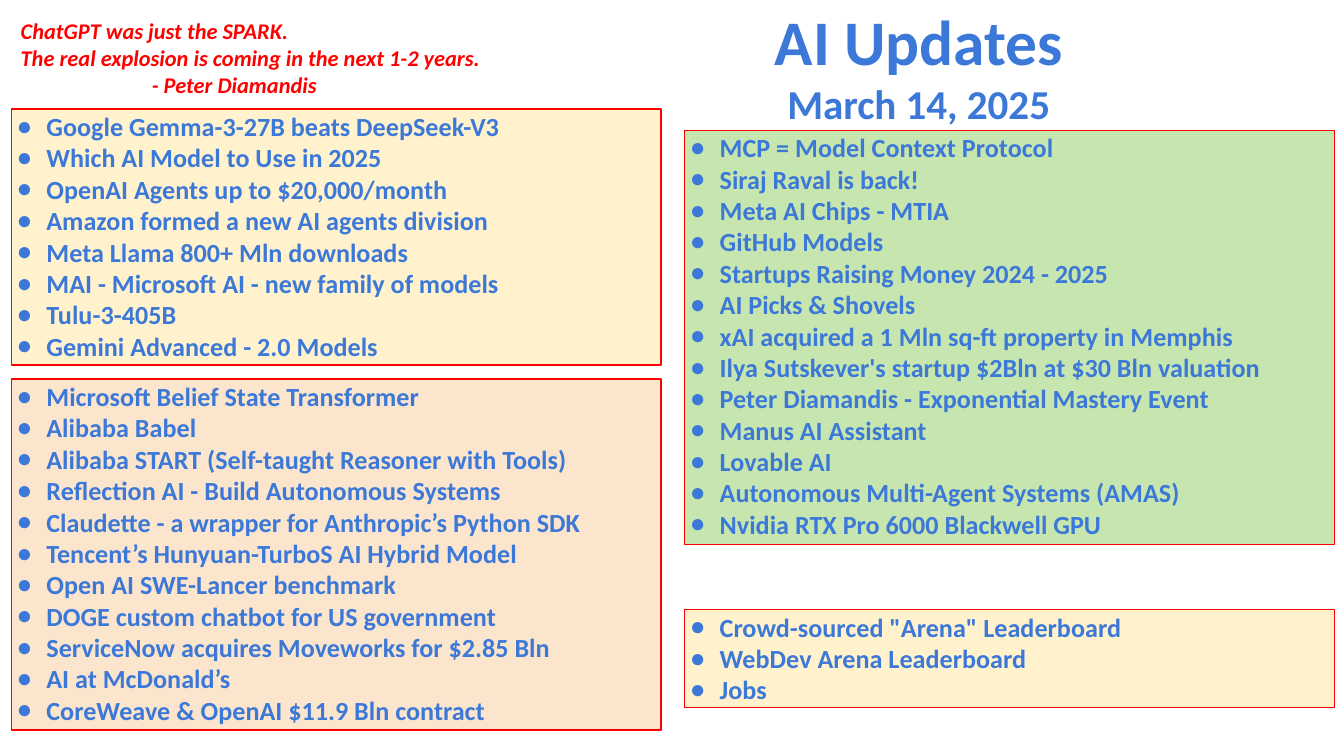
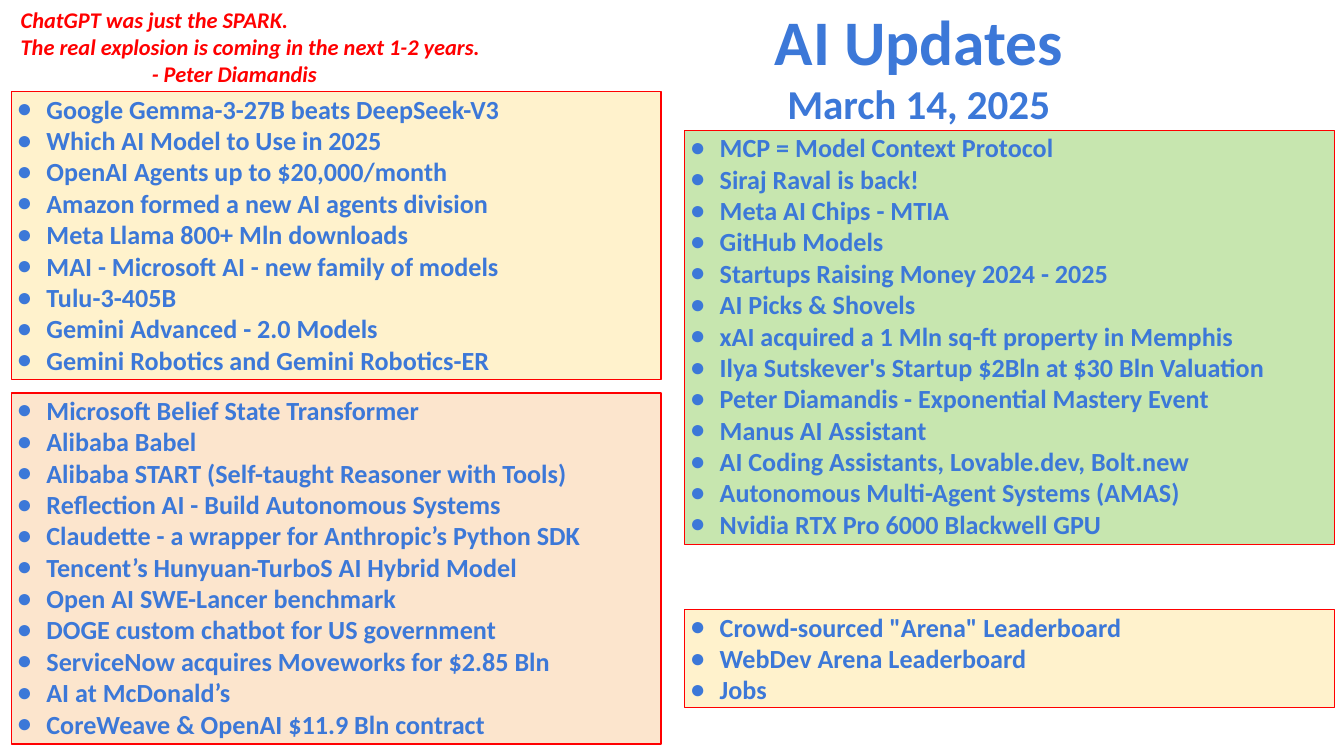
Before and after one commit to lselector/seminar, a slide deck: slide 1 of 2025/2025-03-14-AI-Updates.pptx. Drawn at 1344x756 pixels with LibreOffice and Linux fonts; fonts in the diff are those of the drawing. Boxes give left, top, right and bottom in pixels: in the first picture for what was removed or moved away, otherwise in the second. Text is boxed around its words. In the diff, an @@ line names an element or a change of style, - is before the commit and + after.

```diff
--- a/2025/2025-03-14-AI-Updates.pptx
+++ b/2025/2025-03-14-AI-Updates.pptx
@@ text "ChatGPT was just the SPARK.": place and size @@
-text "ChatGPT was just the SPARK." at (21,23,480,93)
+text "ChatGPT was just the SPARK." at (21,12,480,82)
@@ rectangle "Google Gemma-3-27B beats DeepSeek-V3": place and size @@
-rectangle "Google Gemma-3-27B beats DeepSeek-V3" at (12,109,661,366)
+rectangle "Google Gemma-3-27B beats DeepSeek-V3" at (12,91,661,379)
@@ text in rectangle at (46,351,489,370): paragraph added @@
+● Gemini Robotics and Gemini Robotics-ER
@@ text in rectangle at (720,358,1264,381): text changed @@
-● Ilya Sutskever's startup $2Bln at $30 Bln valuation
+● Ilya Sutskever's Startup $2Bln at $30 Bln Valuation
@@ rectangle "Microsoft Belief State Transformer": place and size @@
-rectangle "Microsoft Belief State Transformer" at (12,379,661,730)
+rectangle "Microsoft Belief State Transformer" at (12,392,661,743)
@@ text in rectangle at (720,452,1189,476): text changed @@
-● Lovable AI
+● AI Coding Assistants, Lovable.dev, Bolt.new
```
Also in this commit, not shown: 5 other slides changed, 3 slides added, 1 slide removed.
